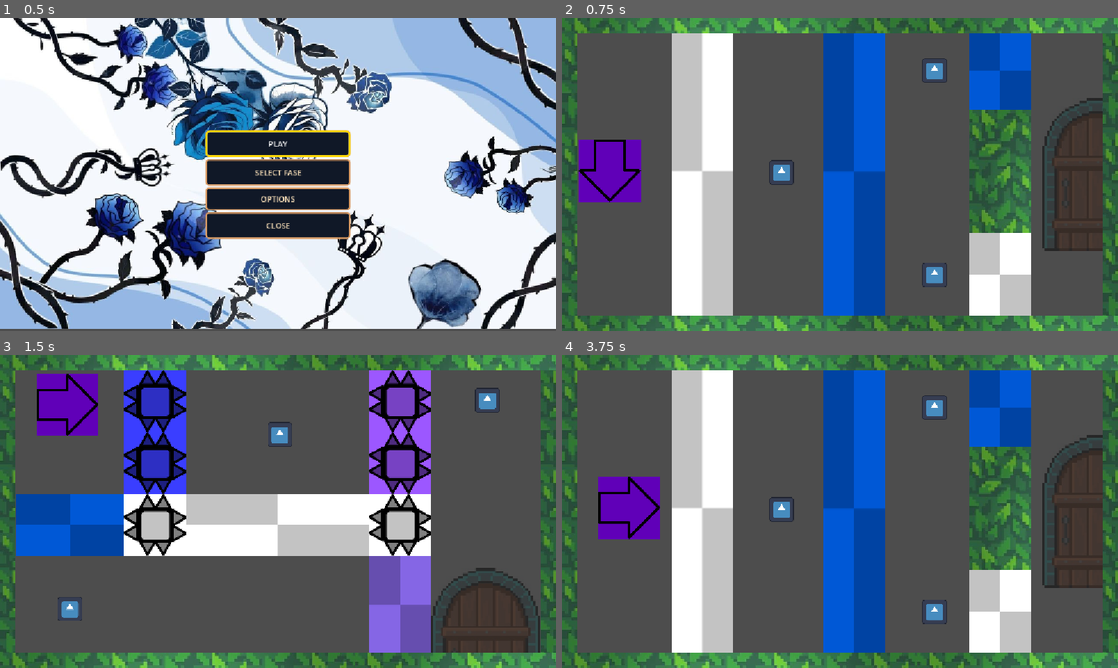
Above: before the commit, frames 1-4 (two rows, left to right).
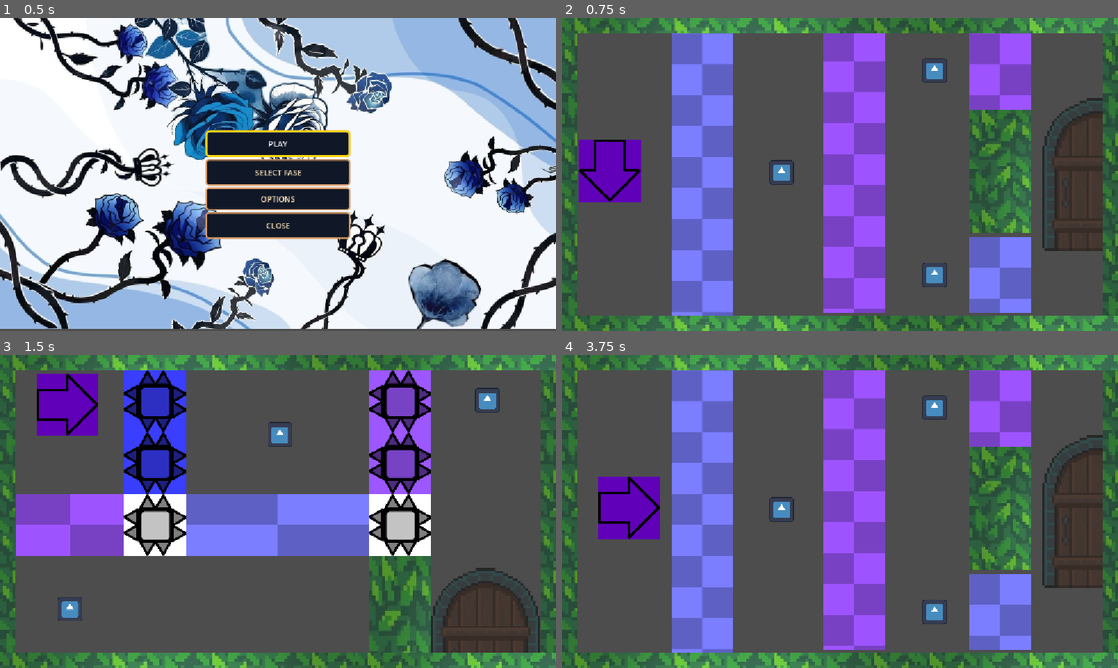
Above: after the commit, the same moments.

Repository: Equipe-Plasma/Switch-Shadow
Game: Godot game, scene res://menu/menu_principal/menu_principal.tscn
Same seed, same stepped clock (60 frames per second), same inputs: the game is played once before the commit and once after it. The engine's default icon, where the game draws it, is replaced by a stand-in: a white triangle on a blue panel in a dark square.
Inputs:
- Up to frame 1 (0.5 s): no input
- Up to frame 2 (0.75 s): click "PLAY" at 0.5 s
- Up to frame 3 (1.5 s): tap Enter (proxima_fase) at 1.25 s; hold D (mover_direita) from 1.28 s (still down); hold Enter (proxima_fase) from 1.28 s (still down)
- Up to frame 4 (3.75 s): release D (mover_direita) at 2.03 s; release Enter (proxima_fase) at 2.03 s; hold S (mover_baixo) 2.03-2.75 s; tap Space (trocar_sombra) at 2.1, 3.5 s; click "PLAY" at 2.75 s; hold D (mover_direita) from 3.53 s (still down); tap Keypad Enter at 3.6 s

Frame 1 is identical in both runs. In frame 2, 26% of the frame differs, in the area x 19-85%, y 4-96%; in frame 3, 14%; in frame 4, 26%.

Commit message:
paredes fixes

Diff:
--- a/editor/parede/parede_bloqueia_/parede_bloqueia_player.tscn
+++ /dev/null
@@ -1,15 +0,0 @@
-[gd_scene format=3 uid="uid://b0nugb86ufv0r"]
-
-[ext_resource type="Texture2D" uid="uid://sq0ylhhc2fj3" path="res://assets/outros/parede.png" id="1_ct658"]
-
-[sub_resource type="RectangleShape2D" id="RectangleShape2D_123ki"]
-size = Vector2(128, 128)
-
-[node name="ParedeBloqueiaPlayer" type="StaticBody2D" unique_id=87217196]
-collision_layer = 8
-
-[node name="Sprite2D" type="Sprite2D" parent="." unique_id=736548034]
-texture = ExtResource("1_ct658")
-
-[node name="CollisionShape2D" type="CollisionShape2D" parent="." unique_id=943126472]
-shape = SubResource("RectangleShape2D_123ki")
--- a/editor/parede/parede_bloqueia_/parede_bloqueia_sombra.tscn
+++ /dev/null
@@ -1,16 +0,0 @@
-[gd_scene format=3 uid="uid://cv1kaaq84myxc"]
-
-[ext_resource type="Texture2D" uid="uid://sq0ylhhc2fj3" path="res://assets/outros/parede.png" id="1_4i3fs"]
-
-[sub_resource type="RectangleShape2D" id="RectangleShape2D_123ki"]
-size = Vector2(128, 128)
-
-[node name="ParedeBloqueiaSombra" type="StaticBody2D" unique_id=87217196]
-collision_layer = 16
-
-[node name="Sprite2D" type="Sprite2D" parent="." unique_id=736548034]
-modulate = Color(6.7383053e-06, 0.34562582, 0.83703643, 1)
-texture = ExtResource("1_4i3fs")
-
-[node name="CollisionShape2D" type="CollisionShape2D" parent="." unique_id=943126472]
-shape = SubResource("RectangleShape2D_123ki")
--- a/editor/parede/parede_geral/parede_geral.gd
+++ /dev/null
@@ -1,11 +0,0 @@
-extends StaticBody2D
-
-
-# Called when the node enters the scene tree for the first time.
-func _ready() -> void:
-	pass # Replace with function body.
-
-
-# Called every frame. 'delta' is the elapsed time since the previous frame.
-func _process(delta: float) -> void:
-	pass
--- a/editor/parede/parede_geral/parede_geral.tscn
+++ /dev/null
@@ -1,16 +0,0 @@
-[gd_scene format=3 uid="uid://dxxyiof204lp2"]
-
-[ext_resource type="Texture2D" uid="uid://sq0ylhhc2fj3" path="res://assets/outros/parede.png" id="1_wjy07"]
-
-[sub_resource type="RectangleShape2D" id="RectangleShape2D_123ki"]
-size = Vector2(128, 128)
-
-[node name="ParedeGeral" type="StaticBody2D" unique_id=87217196]
-collision_layer = 4
-
-[node name="Sprite2D" type="Sprite2D" parent="." unique_id=736548034]
-modulate = Color(0.52125233, 0.3984588, 0.8974635, 1)
-texture = ExtResource("1_wjy07")
-
-[node name="CollisionShape2D" type="CollisionShape2D" parent="." unique_id=943126472]
-shape = SubResource("RectangleShape2D_123ki")
--- /dev/null
+++ b/editor/paredes/parede_bloqueia_player/parede_bloqueia_player.tscn
@@ -0,0 +1,31 @@
+[gd_scene format=3 uid="uid://b0nugb86ufv0r"]
+
+[ext_resource type="Texture2D" uid="uid://sq0ylhhc2fj3" path="res://assets/outros/parede.png" id="1_ct658"]
+[ext_resource type="Script" uid="uid://dijdedvg0nww0" path="res://editor/paredes/parede_bloqueia_player/parede_bloqueia_player.gd" id="1_paqf2"]
+
+[sub_resource type="RectangleShape2D" id="RectangleShape2D_paqf2"]
+size = Vector2(128, 128)
+
+[node name="ParedeBloqueiaPlayer" type="StaticBody2D" unique_id=87217196]
+collision_layer = 8
+script = ExtResource("1_paqf2")
+
+[node name="Textura" type="TextureRect" parent="." unique_id=534987568]
+modulate = Color(0.48101532, 0.4932552, 1, 1)
+anchors_preset = 8
+anchor_left = 0.5
+anchor_top = 0.5
+anchor_right = 0.5
+anchor_bottom = 0.5
+offset_left = -64.0
+offset_top = -64.0
+offset_right = 64.0
+offset_bottom = 64.0
+grow_horizontal = 2
+grow_vertical = 2
+texture = ExtResource("1_ct658")
+expand_mode = 1
+stretch_mode = 1
+
+[node name="CollisionShape2D" type="CollisionShape2D" parent="." unique_id=943126472]
+shape = SubResource("RectangleShape2D_paqf2")
--- /dev/null
+++ b/editor/paredes/parede_bloqueia_sombra/parede_bloqueia_sombra.gd
@@ -0,0 +1,42 @@
+
+@tool
+extends StaticBody2D
+
+@export var tamanho: Vector2 = Vector2(128, 128):
+	set(valor):
+		tamanho = Vector2(
+			maxf(valor.x, 16.0),
+			maxf(valor.y, 16.0)
+		)
+		atualizar_parede()
+
+@onready var textura: TextureRect = $Textura
+@onready var colisao: CollisionShape2D = $CollisionShape2D
+
+func _ready() -> void:
+	if colisao.shape == null:
+		colisao.shape = RectangleShape2D.new()
+	else:
+		colisao.shape = colisao.shape.duplicate()
+
+	atualizar_parede()
+
+	print("Parede: ", name)
+	print("Tamanho da colisão: ", colisao.shape.size)
+	print("Collision Layer: ", collision_layer)
+
+func atualizar_parede() -> void:
+	if not is_node_ready():
+		return
+
+	# Ajusta a textura
+	textura.position = -tamanho / 2.0
+	textura.size = tamanho
+	textura.stretch_mode = TextureRect.STRETCH_TILE
+
+	# Ajusta a colisão
+	if colisao.shape is RectangleShape2D:
+		colisao.shape.size = tamanho
+
+	colisao.position = Vector2.ZERO
+	colisao.disabled = false
--- /dev/null
+++ b/editor/paredes/parede_bloqueia_sombra/parede_bloqueia_sombra.tscn
@@ -0,0 +1,31 @@
+[gd_scene format=3 uid="uid://cv1kaaq84myxc"]
+
+[ext_resource type="Texture2D" uid="uid://sq0ylhhc2fj3" path="res://assets/outros/parede.png" id="1_4i3fs"]
+[ext_resource type="Script" uid="uid://crgq1qimuwhb1" path="res://editor/paredes/parede_bloqueia_sombra/parede_bloqueia_sombra.gd" id="1_dwtcx"]
+
+[sub_resource type="RectangleShape2D" id="RectangleShape2D_xho4t"]
+size = Vector2(128, 128)
+
+[node name="ParedeBloqueiaSombra" type="StaticBody2D" unique_id=87217196]
+collision_layer = 16
+script = ExtResource("1_dwtcx")
+
+[node name="CollisionShape2D" type="CollisionShape2D" parent="." unique_id=943126472]
+shape = SubResource("RectangleShape2D_xho4t")
+
+[node name="Textura" type="TextureRect" parent="." unique_id=1015641585]
+modulate = Color(0.6149138, 0.33090532, 1, 1)
+anchors_preset = 8
+anchor_left = 0.5
+anchor_top = 0.5
+anchor_right = 0.5
+anchor_bottom = 0.5
+offset_left = -64.0
+offset_top = -64.0
+offset_right = 64.0
+offset_bottom = 64.0
+grow_horizontal = 2
+grow_vertical = 2
+texture = ExtResource("1_4i3fs")
+expand_mode = 1
+stretch_mode = 1
--- /dev/null
+++ b/editor/paredes/parede_geral/parede_geral.gd
@@ -0,0 +1,42 @@
+
+@tool
+extends StaticBody2D
+
+@export var tamanho: Vector2 = Vector2(128, 128):
+	set(valor):
+		tamanho = Vector2(
+			maxf(valor.x, 16.0),
+			maxf(valor.y, 16.0)
+		)
+		atualizar_parede()
+
+@onready var textura: TextureRect = $Textura
+@onready var colisao: CollisionShape2D = $CollisionShape2D
+
+func _ready() -> void:
+	if colisao.shape == null:
+		colisao.shape = RectangleShape2D.new()
+	else:
+		colisao.shape = colisao.shape.duplicate()
+
+	atualizar_parede()
+
+	print("Parede: ", name)
+	print("Tamanho da colisão: ", colisao.shape.size)
+	print("Collision Layer: ", collision_layer)
+
+func atualizar_parede() -> void:
+	if not is_node_ready():
+		return
+
+	# Ajusta a textura
+	textura.position = -tamanho / 2.0
+	textura.size = tamanho
+	textura.stretch_mode = TextureRect.STRETCH_TILE
+
+	# Ajusta a colisão
+	if colisao.shape is RectangleShape2D:
+		colisao.shape.size = tamanho
+
+	colisao.position = Vector2.ZERO
+	colisao.disabled = false
--- a/editor/parede/parede/parede.tscn
+++ b/editor/paredes/parede_geral/parede_geral.tscn
@@ -1,9 +1,9 @@
 [gd_scene format=3 uid="uid://g6bshavfposa"]
 
-[ext_resource type="Script" uid="uid://eqcm6t2rdyc8" path="res://editor/parede/parede/parede.gd" id="1_a2w5h"]
+[ext_resource type="Script" uid="uid://eqcm6t2rdyc8" path="res://editor/paredes/parede_geral/parede_geral.gd" id="1_a2w5h"]
 [ext_resource type="Texture2D" uid="uid://bhixlgprnc2pn" path="res://assets/outros/pixel art grass.jpg" id="2_jkr6k"]
 
-[sub_resource type="RectangleShape2D" id="RectangleShape2D_pmgym"]
+[sub_resource type="RectangleShape2D" id="RectangleShape2D_yoo1p"]
 size = Vector2(128, 128)
 
 [node name="Parede" type="StaticBody2D" unique_id=925734375]
@@ -11,14 +11,21 @@
 script = ExtResource("1_a2w5h")
 
 [node name="Textura" type="TextureRect" parent="." unique_id=860589528]
+anchors_preset = 8
+anchor_left = 0.5
+anchor_top = 0.5
+anchor_right = 0.5
+anchor_bottom = 0.5
 offset_left = -64.0
 offset_top = -64.0
 offset_right = 64.0
 offset_bottom = 64.0
+grow_horizontal = 2
+grow_vertical = 2
 mouse_filter = 2
 texture = ExtResource("2_jkr6k")
 expand_mode = 1
 stretch_mode = 1
 
 [node name="CollisionShape2D" type="CollisionShape2D" parent="." unique_id=769796173]
-shape = SubResource("RectangleShape2D_pmgym")
+shape = SubResource("RectangleShape2D_yoo1p")
--- a/fase/fase 1/fase_1.tscn
+++ b/fase/fase 1/fase_1.tscn
@@ -5,10 +5,10 @@
 [ext_resource type="PackedScene" uid="uid://c38q4f7g50dtq" path="res://editor/sombras/sombra/sombra.tscn" id="3_68bho"]
 [ext_resource type="Texture2D" uid="uid://rn6frb51q6g1" path="res://assets/player/parabaixo.png" id="3_nitit"]
 [ext_resource type="Texture2D" uid="uid://p85hfea614fx" path="res://assets/player/paracima.png" id="4_13r4u"]
-[ext_resource type="PackedScene" uid="uid://b0nugb86ufv0r" path="res://editor/parede/parede_bloqueia_/parede_bloqueia_player.tscn" id="4_ge8mc"]
-[ext_resource type="PackedScene" uid="uid://cv1kaaq84myxc" path="res://editor/parede/parede_bloqueia_/parede_bloqueia_sombra.tscn" id="5_8t630"]
+[ext_resource type="PackedScene" uid="uid://b0nugb86ufv0r" path="res://editor/paredes/parede_bloqueia_player/parede_bloqueia_player.tscn" id="4_ge8mc"]
+[ext_resource type="PackedScene" uid="uid://cv1kaaq84myxc" path="res://editor/paredes/parede_bloqueia_sombra/parede_bloqueia_sombra.tscn" id="5_8t630"]
 [ext_resource type="PackedScene" uid="uid://bg3d3dk0l61jv" path="res://editor/item/item.tscn" id="10_0r7j3"]
-[ext_resource type="PackedScene" uid="uid://g6bshavfposa" path="res://editor/parede/parede/parede.tscn" id="10_01sd7"]
+[ext_resource type="PackedScene" uid="uid://g6bshavfposa" path="res://editor/paredes/parede_geral/parede_geral.tscn" id="10_01sd7"]
 [ext_resource type="PackedScene" uid="uid://dq80e6b58tnmu" path="res://menu/menu_pausa/menu_pausa.tscn" id="11_01sd7"]
 [ext_resource type="PackedScene" uid="uid://cdy22u33xic2q" path="res://editor/portal_saida/portal_saida.tscn" id="12_01sd7"]
 
@@ -26,16 +26,16 @@
 textura_costas = ExtResource("4_13r4u")
 
 [node name="ParedeBloqueiaPlayer" parent="." unique_id=87217196 instance=ExtResource("4_ge8mc")]
-position = Vector2(291, 317)
-scale = Vector2(1, 5)
+position = Vector2(291, 324)
+tamanho = Vector2(128, 584)
 
 [node name="ParedeBloqueiaSombra" parent="." unique_id=1779242448 instance=ExtResource("5_8t630")]
 position = Vector2(605, 318)
-scale = Vector2(1, 5)
+tamanho = Vector2(128, 584)
 
 [node name="ParedeBloqueiaPlayer2" parent="." unique_id=1151557831 instance=ExtResource("4_ge8mc")]
 position = Vector2(908, 532)
-scale = Vector2(1, 1.4)
+tamanho = Vector2(128, 158)
 
 [node name="Item" parent="." unique_id=1168481889 groups=["itens"] instance=ExtResource("10_0r7j3")]
 position = Vector2(455, 320)
@@ -47,13 +47,14 @@
 position = Vector2(772, 109)
 
 [node name="MenuPausa" parent="." unique_id=1672884906 instance=ExtResource("11_01sd7")]
+visible = false
 
 [node name="PortalSaida" parent="." unique_id=1057710737 instance=ExtResource("12_01sd7")]
 position = Vector2(1108, 324)
 
 [node name="ParedeBloqueiaSombra2" parent="." unique_id=1022167895 instance=ExtResource("5_8t630")]
-position = Vector2(908, 109)
-scale = Vector2(1, 1.4)
+position = Vector2(908, 111)
+tamanho = Vector2(128, 158)
 
 [node name="ParedeSuperior" parent="." unique_id=925734375 instance=ExtResource("10_01sd7")]
 position = Vector2(576, 16)
--- a/fase/fase 2/fase_2.tscn
+++ b/fase/fase 2/fase_2.tscn
@@ -7,13 +7,13 @@
 [ext_resource type="PackedScene" uid="uid://drc06yh60ttaj" path="res://menu/telas/tela_vitoria/tela_vitoria.tscn" id="2_xq10f"]
 [ext_resource type="Texture2D" uid="uid://rn6frb51q6g1" path="res://assets/player/parabaixo.png" id="3_jdyb1"]
 [ext_resource type="Texture2D" uid="uid://p85hfea614fx" path="res://assets/player/paracima.png" id="4_783b1"]
-[ext_resource type="PackedScene" uid="uid://b0nugb86ufv0r" path="res://editor/parede/parede_bloqueia_/parede_bloqueia_player.tscn" id="7_67a0w"]
-[ext_resource type="PackedScene" uid="uid://cv1kaaq84myxc" path="res://editor/parede/parede_bloqueia_/parede_bloqueia_sombra.tscn" id="8_iaody"]
-[ext_resource type="PackedScene" uid="uid://dxxyiof204lp2" path="res://editor/parede/parede_geral/parede_geral.tscn" id="9_sx8e5"]
+[ext_resource type="PackedScene" uid="uid://b0nugb86ufv0r" path="res://editor/paredes/parede_bloqueia_player/parede_bloqueia_player.tscn" id="7_67a0w"]
+[ext_resource type="PackedScene" uid="uid://cv1kaaq84myxc" path="res://editor/paredes/parede_bloqueia_sombra/parede_bloqueia_sombra.tscn" id="8_iaody"]
+[ext_resource type="PackedScene" uid="uid://g6bshavfposa" path="res://editor/paredes/parede_geral/parede_geral.tscn" id="9_sx8e5"]
 [ext_resource type="PackedScene" uid="uid://cdy22u33xic2q" path="res://editor/portal_saida/portal_saida.tscn" id="10_h04fk"]
 [ext_resource type="PackedScene" uid="uid://bg3d3dk0l61jv" path="res://editor/item/item.tscn" id="12_wvv7m"]
 [ext_resource type="PackedScene" uid="uid://cl7s6ng8cubbt" path="res://editor/espinho/espinho.tscn" id="12_xq10f"]
-[ext_resource type="PackedScene" uid="uid://g6bshavfposa" path="res://editor/parede/parede/parede.tscn" id="14_wvv7m"]
+[ext_resource type="PackedScene" uid="uid://g6bshavfposa" path="res://editor/paredes/parede_geral/parede_geral.tscn" id="14_wvv7m"]
 
 [node name="Fase2" type="Node2D" unique_id=1904190499]
 script = ExtResource("1_4vcdr")
--- a/fase/fase 3/fase_3.tscn
+++ b/fase/fase 3/fase_3.tscn
@@ -4,10 +4,10 @@
 [ext_resource type="PackedScene" uid="uid://ct6jg287mf5y7" path="res://editor/player/player.tscn" id="2_u8cfy"]
 [ext_resource type="Texture2D" uid="uid://rn6frb51q6g1" path="res://assets/player/parabaixo.png" id="3_wbtp5"]
 [ext_resource type="Texture2D" uid="uid://p85hfea614fx" path="res://assets/player/paracima.png" id="4_mtigs"]
-[ext_resource type="PackedScene" uid="uid://g6bshavfposa" path="res://editor/parede/parede/parede.tscn" id="7_186fb"]
+[ext_resource type="PackedScene" uid="uid://g6bshavfposa" path="res://editor/paredes/parede_geral/parede_geral.tscn" id="7_186fb"]
 [ext_resource type="PackedScene" uid="uid://ca0sreux3v314" path="res://editor/sombras/sombra_reversa/sombra_reversa.tscn" id="7_jt35t"]
-[ext_resource type="PackedScene" uid="uid://cv1kaaq84myxc" path="res://editor/parede/parede_bloqueia_/parede_bloqueia_sombra.tscn" id="8_rnj18"]
-[ext_resource type="PackedScene" uid="uid://b0nugb86ufv0r" path="res://editor/parede/parede_bloqueia_/parede_bloqueia_player.tscn" id="9_xrg14"]
+[ext_resource type="PackedScene" uid="uid://cv1kaaq84myxc" path="res://editor/paredes/parede_bloqueia_sombra/parede_bloqueia_sombra.tscn" id="8_rnj18"]
+[ext_resource type="PackedScene" uid="uid://b0nugb86ufv0r" path="res://editor/paredes/parede_bloqueia_player/parede_bloqueia_player.tscn" id="9_xrg14"]
 [ext_resource type="PackedScene" uid="uid://bg3d3dk0l61jv" path="res://editor/item/item.tscn" id="10_cckmw"]
 [ext_resource type="PackedScene" uid="uid://dq80e6b58tnmu" path="res://menu/menu_pausa/menu_pausa.tscn" id="11_bc3se"]
 [ext_resource type="PackedScene" uid="uid://cdy22u33xic2q" path="res://editor/portal_saida/portal_saida.tscn" id="11_ivr6t"]
--- a/fase/fase 4/fase_4.tscn
+++ b/fase/fase 4/fase_4.tscn
@@ -4,10 +4,10 @@
 [ext_resource type="PackedScene" uid="uid://ct6jg287mf5y7" path="res://editor/player/player.tscn" id="2_gerrx"]
 [ext_resource type="Texture2D" uid="uid://rn6frb51q6g1" path="res://assets/player/parabaixo.png" id="3_738o2"]
 [ext_resource type="Texture2D" uid="uid://p85hfea614fx" path="res://assets/player/paracima.png" id="4_3vegh"]
-[ext_resource type="PackedScene" uid="uid://g6bshavfposa" path="res://editor/parede/parede/parede.tscn" id="5_f4jru"]
+[ext_resource type="PackedScene" uid="uid://g6bshavfposa" path="res://editor/paredes/parede_geral/parede_geral.tscn" id="5_f4jru"]
 [ext_resource type="PackedScene" uid="uid://dq80e6b58tnmu" path="res://menu/menu_pausa/menu_pausa.tscn" id="6_utaux"]
 [ext_resource type="PackedScene" uid="uid://ca0sreux3v314" path="res://editor/sombras/sombra_reversa/sombra_reversa.tscn" id="7_olswn"]
-[ext_resource type="PackedScene" uid="uid://b0nugb86ufv0r" path="res://editor/parede/parede_bloqueia_/parede_bloqueia_player.tscn" id="9_k1xjg"]
+[ext_resource type="PackedScene" uid="uid://b0nugb86ufv0r" path="res://editor/paredes/parede_bloqueia_player/parede_bloqueia_player.tscn" id="9_k1xjg"]
 [ext_resource type="PackedScene" uid="uid://bg3d3dk0l61jv" path="res://editor/item/item.tscn" id="10_c6pif"]
 [ext_resource type="PackedScene" uid="uid://cdy22u33xic2q" path="res://editor/portal_saida/portal_saida.tscn" id="11_1j6hm"]
 [ext_resource type="PackedScene" uid="uid://cl7s6ng8cubbt" path="res://editor/espinho/espinho.tscn" id="11_m8htq"]
Not shown, removed: editor/parede/parede_geral/parede_geral.gd.uid
Renamed: editor/parede/parede/parede.gd -> editor/paredes/parede_bloqueia_player/parede_bloqueia_player.gd
Not shown, added: editor/paredes/parede_bloqueia_player/parede_bloqueia_player.gd.uid
Not shown, added: editor/paredes/parede_bloqueia_sombra/parede_bloqueia_sombra.gd.uid
Renamed: editor/parede/parede/parede.gd.uid -> editor/paredes/parede_geral/parede_geral.gd.uid
